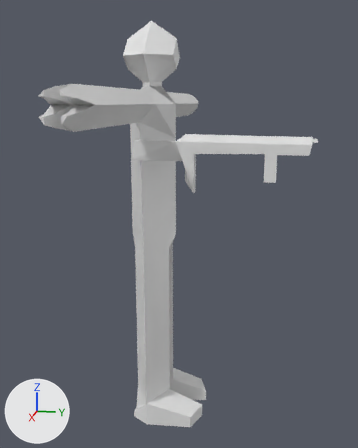
Before and after pictures for a commit that changed the Blender file Resources/RoboPlayer.blend.
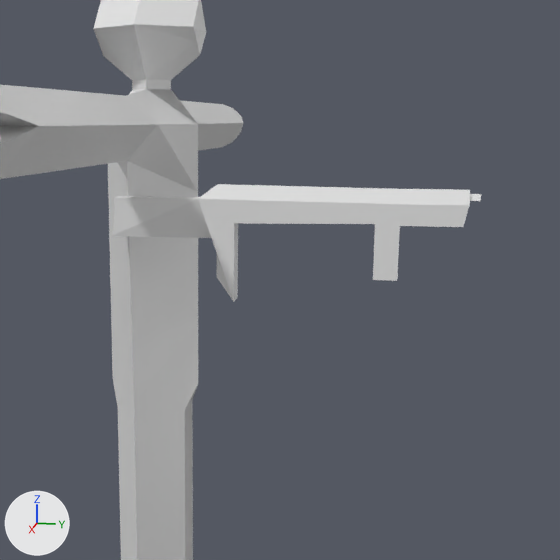
Each version appears first whole from a 50 mm camera at (29.7, 7.5, 7.1) aimed at (0.3, 1.7, -0.2), and next in a close-up on the part from 21% to 100% of the width and 9% to 72% of the height. Every picture has the same lights, and +X, +Y and +Z are marked at lower left.

In view in the first close-up: 'Mesh', 'SM_Gun'.
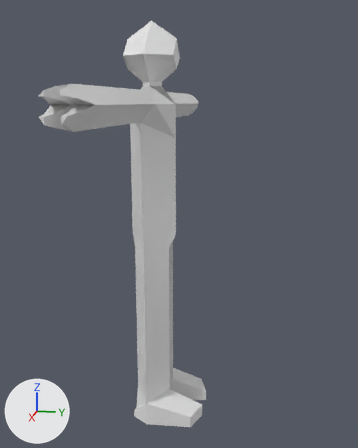
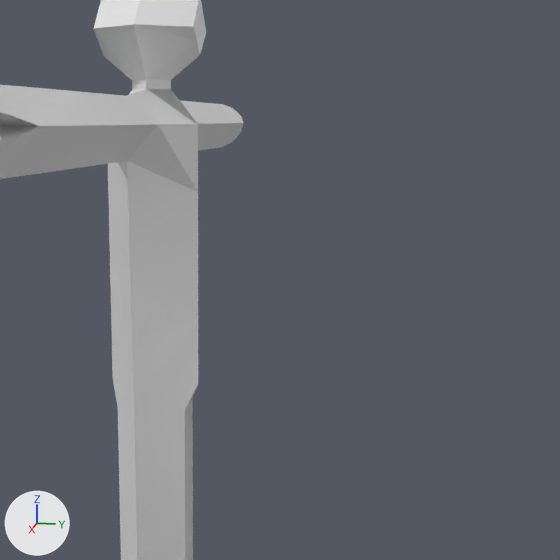
Patch to the scene script:
```diff
--- a/Resources/RoboPlayer.blend.py
+++ b/Resources/RoboPlayer.blend.py
@@ ob_sm_gun @@
-ob_sm_gun = bpy.data.objects.new('SM_Gun', me_cube_001)
-ob_sm_gun.location = (0.0, 0.0, 0.0)
```

Location of each change, (x1, y1, x2, y2) in pixels of the close-ups (560 x 560 px):
'SM_Gun', deleted
    before: (111, 184, 481, 302)
